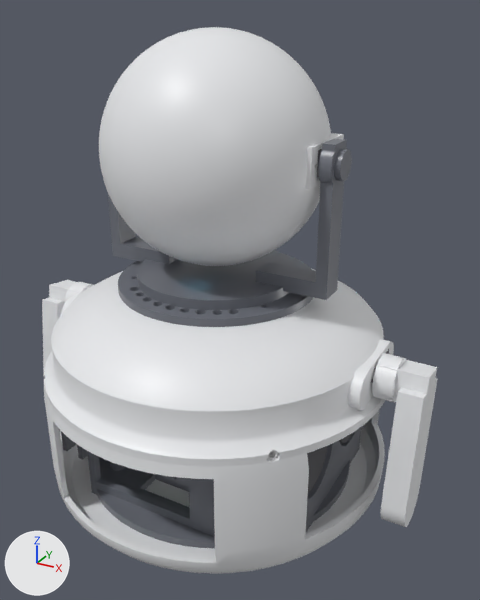
The Blender file desktop_bot_v1.blend as it was, and as the next commit left it.
The view is the same before and after, from a camera (50 mm lens) standing at (168.0, -281.0, 246.0) and looking at (13.0, 1.0, 105.0). Arrows for +X, +Y and +Z are at lower left; the lights stay in place. The first picture is the older version.

Objects in the first picture: 'DB_arm_L', 'DB_arm_R', 'DB_chassis', 'DB_dome', 'DB_head', 'DB_shell', 'DB_top', 'DB_yoke' and 3 more.
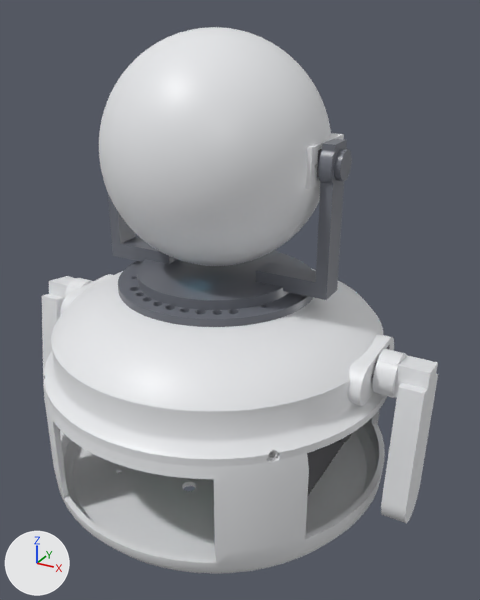
ob_e_arm_l is not drawn itself; it is the parent of ob_db_arm_l.
ob_e_arm_r is not drawn itself; it is the parent of ob_db_arm_r.

What changed in the scene script:
```text
Change me_db_dome_007:
    used by ob_db_dome; location = (0.0, 0.0, 0.0)
    remove me_db_dome_007.from_pydata(...)  # 3138 vertices, 1918 faces; spans x -94.0..94.0, y -94.0..94.0, z 66.0..112.0
    add me_db_dome_007.from_pydata(...)  # 3065 vertices, 1908 faces; spans x -94.0..94.0, y -94.0..94.0, z 66.0..112.0
    me_db_dome_007 part 1: 230 vertices moved from x -90.0..90.0, y -26.0..26.0, z 72.0..92.0 to x -90.0..90.0, y -26.0..26.0, z 74.0..94.0; 903 vertices removed from x -90.0..90.0, y -26.0..40.0, z 72.0..92.0; 830 vertices added at x -90.0..90.0, y -44.0..31.0, z 74.0..96.0
Change ob_db_chassis:
    add ob_db_chassis.hide_set(True)
Change ob_db_arm_l:
    ob_db_arm_l.matrix_parent_inverse: Matrix(((1.0, 0.0, 0.0, -90.0), (0.0, 1.0, 0.0, 0.0), (0.0, 0.0, 1.0, -82.0), (0.0, 0.0, 0.0, 1.0))) -> Matrix(((1.0, 0.0, 0.0, -90.0), (0.0, 1.0, 0.0, 0.0), (0.0, 0.0, 1.0, -84.5), (0.0, 0.0, 0.0, 1.0)))
    ob_db_arm_l.location: (90.0, 0.0, 82.0) -> (90.0, 0.0, 84.5)
Change ob_db_arm_r:
    ob_db_arm_r.matrix_parent_inverse: Matrix(((1.0, 0.0, 0.0, 90.0), (0.0, 1.0, 0.0, 0.0), (0.0, 0.0, 1.0, -82.0), (0.0, 0.0, 0.0, 1.0))) -> Matrix(((1.0, 0.0, 0.0, 90.0), (0.0, 1.0, 0.0, 0.0), (0.0, 0.0, 1.0, -84.5), (0.0, 0.0, 0.0, 1.0)))
    ob_db_arm_r.location: (-90.0, 0.0, 82.0) -> (-90.0, 0.0, 84.5)
Change ob_e_arm_l:
    ob_e_arm_l.location: (90.0, 0.0, 82.0) -> (90.0, 0.0, 84.5)
Change ob_e_arm_r:
    ob_e_arm_r.location: (-90.0, 0.0, 82.0) -> (-90.0, 0.0, 84.5)
```

Boxes [x1, y1, x2, y2] around the edits, measured in the pictures (480 x 600 px; the box of a moved part takes in the faces that stretch with it):
'DB_chassis', hidden
    before: [61, 423, 366, 548]
'DB_arm_L', moved
    before: [372, 353, 438, 527]
    after: [373, 349, 438, 523]
'DB_arm_R', moved
    before: [42, 280, 93, 370]
    after: [42, 276, 93, 388]
part 1 of me_db_dome_007, moved or reshaped
    before: [61, 289, 394, 423]
    after: [60, 274, 394, 423]
